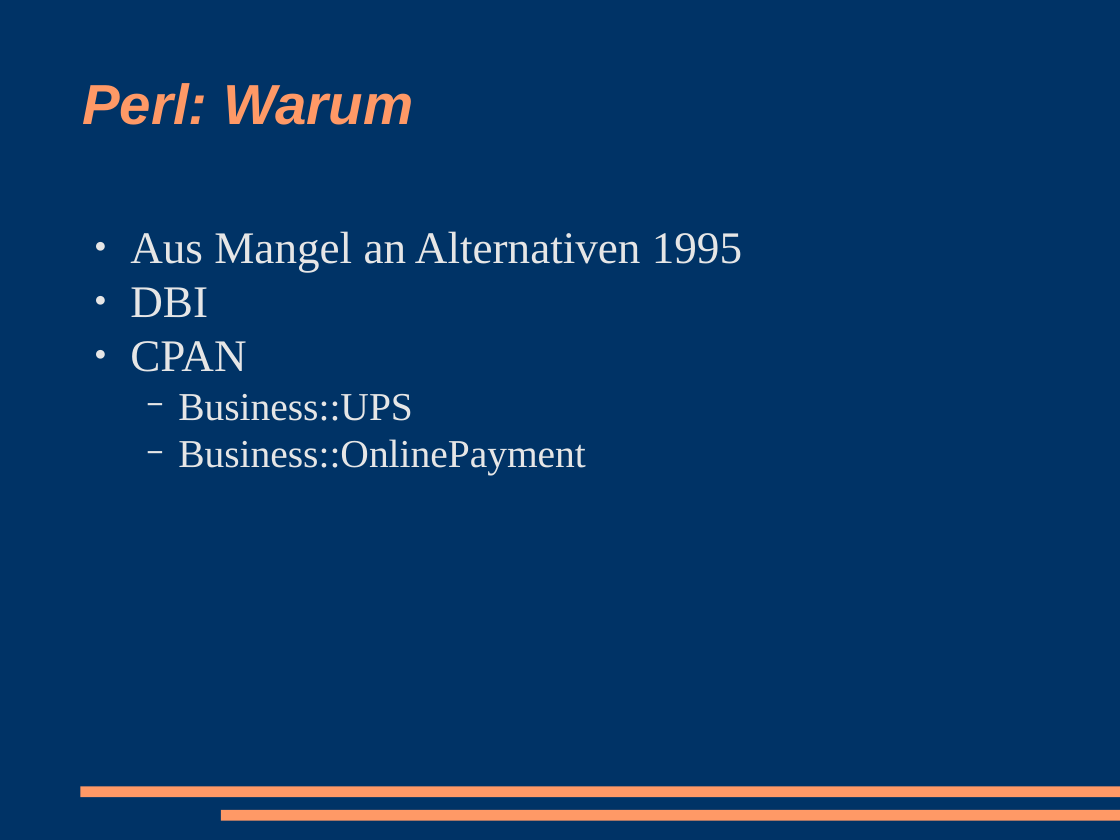
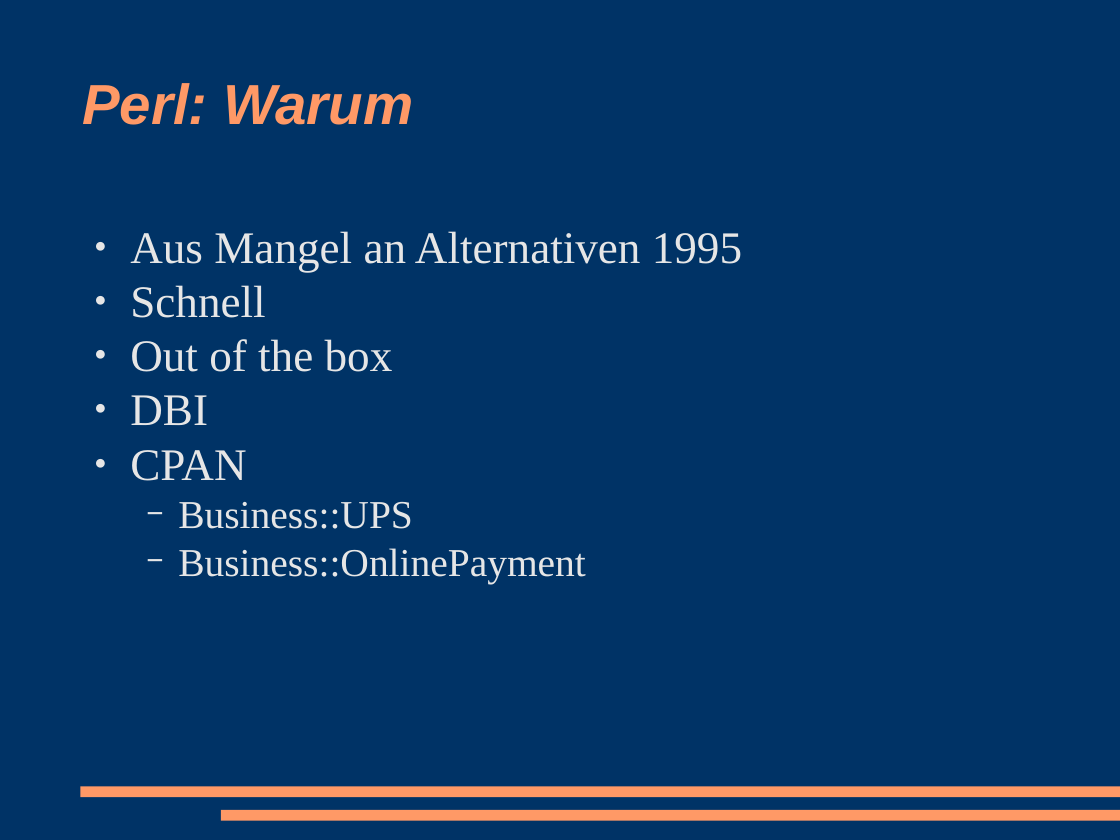
Before and after one commit to racke/Presentations, a slide deck: slide 17 of cebit2009/interchange.odp (slide 16 before the commit). Drawn at 1120x840 pixels with LibreOffice and Linux fonts; fonts in the diff are those of the drawing. Boxes give left, top, right and bottom in pixels: in the first picture for what was removed or moved away, otherwise in the second. Text is boxed around its words. In the diff, an @@ line names an element or a change of style, - is before the commit and + after.

```diff
--- a/cebit2009/interchange.odp
+++ b/cebit2009/interchange.odp
@@ text at (130,285,393,372): paragraphs added @@
+● Schnell
+● Out of the box
```
Also in this commit, not shown: 16 other slides changed, 2 slides added, 1 slide removed, 1 other file.
